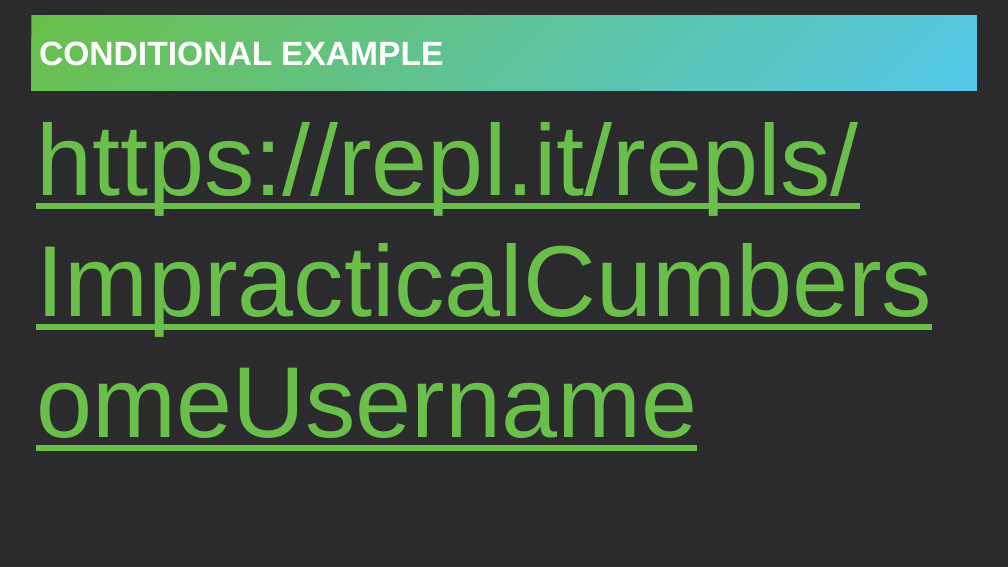
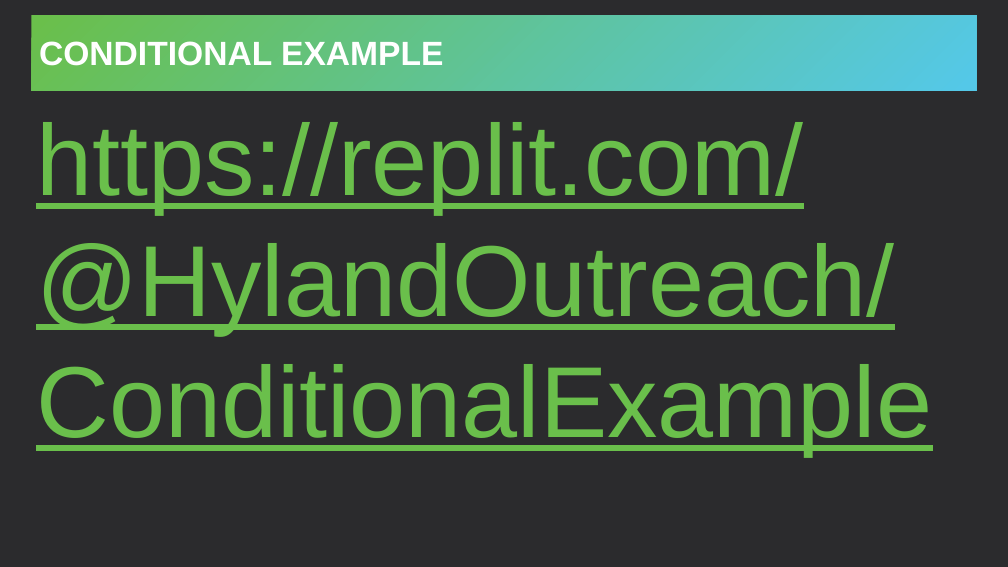
Before and after one commit to hytechclub/web-102, a slide deck: slide 15 of Week05/Conditionals.pptx (slide 11 before the commit). Drawn at 1008x567 pixels with LibreOffice and Linux fonts; fonts in the diff are those of the drawing. Boxes give left, top, right and bottom in pixels: in the first picture for what was removed or moved away, otherwise in the second. Text is boxed around its words. In the diff, an @@ line names an element or a change of style, - is before the commit and + after.

Commit message:
update conditionals ppt

```diff
--- a/Week05/Conditionals.pptx
+++ b/Week05/Conditionals.pptx
@@ text at [36,122,932,456]: text changed @@
-https://repl.it/repls/ImpracticalCumbersomeUsername
+https://replit.com/@HylandOutreach/ConditionalExample
```
Also in this commit, not shown: 3 other slides changed, 6 slides added, 1 other file.
